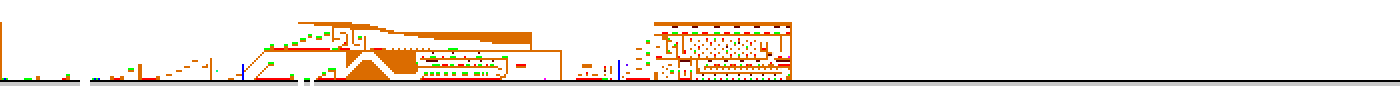
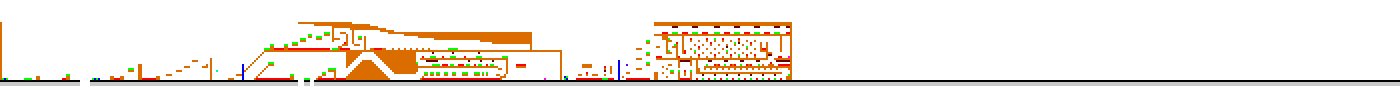
Layered file, before and after one edit (w=1400, h=86). Changes by layer:
painted on "레이어 1" over box(564, 76, 614, 80)
